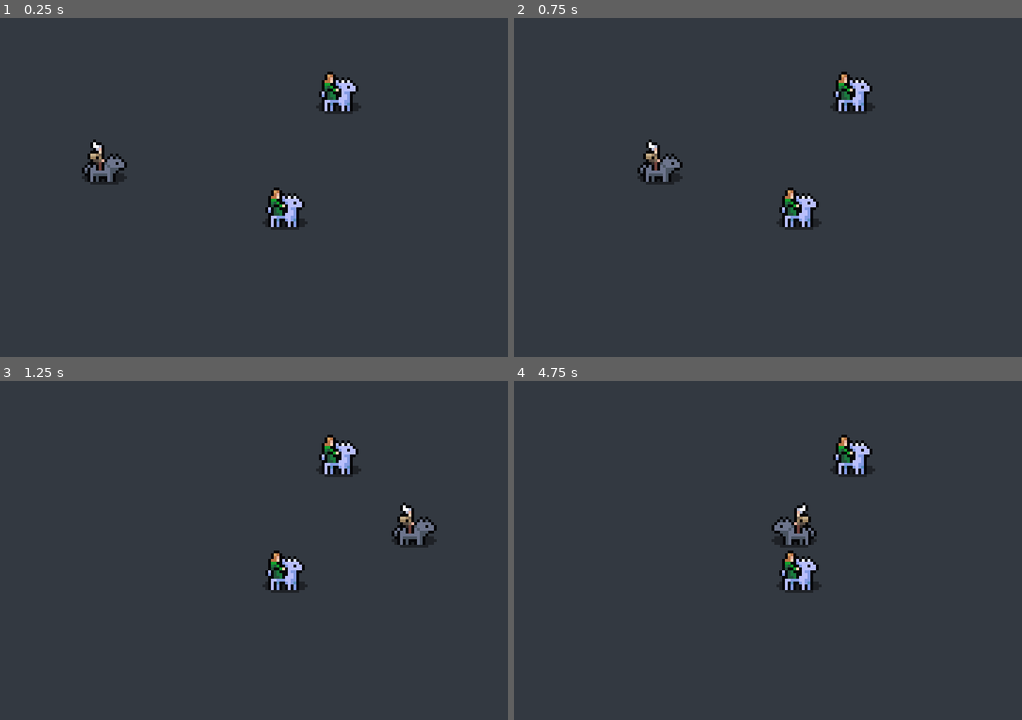
Above: before the commit, frames 1-4 (two rows, left to right).
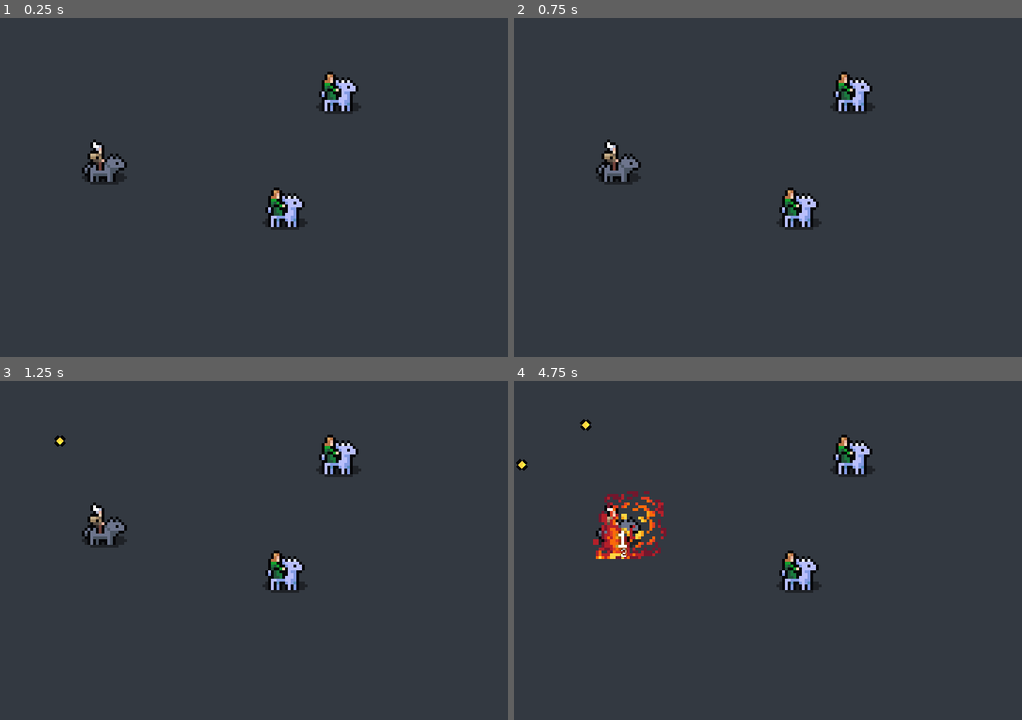
Above: after the commit, the same moments.

Repository: Snayff/not_quite_paradise4
Game: Godot game, scene res://world.tscn
Same seed, same stepped clock (60 frames per second), same inputs: the game is played once before the commit and once after it.
Inputs:
- Up to frame 1 (0.25 s): no input
- Up to frame 2 (0.75 s): tap Enter at 0.5 s; hold D (move_right) from 0.53 s (still down)
- Up to frame 3 (1.25 s): keep holding D (move_right)
- Up to frame 4 (4.75 s): release D (move_right) at 1.28 s; hold S (move_down) 1.28-2.03 s; hold D (move_right) 2.03-2.78 s; hold W (move_up) 2.78-3.53 s; hold A (move_left) from 3.53 s (still down)

Frame 1 is identical in both runs. In frame 2, 1.5% of the frame differs, in the area x 16-34%, y 35-50%; in frame 3, 1.5%; in frame 4, 2.4%, in the area x 0-60%, y 11-53%.
Error before the commit: Assertion failed: Missing `_target_finder`. (res://scenes/abcs/combat_active.gd:54)

Commit message:
amend collision assignment, add non-player auto casting of actives

Diff:
--- a/project.godot
+++ b/project.godot
@@ -76,3 +76,4 @@
 [rendering]
 
 textures/canvas_textures/default_texture_filter=0
+2d/snap/snap_2d_transforms_to_pixel=true
--- a/scenes/abcs/combat_active.gd
+++ b/scenes/abcs/combat_active.gd
@@ -14,7 +14,7 @@
 @onready var _projectile_spawner: SpawnerComponent = %ProjectileSpawner
 @onready var _effect_chain: EffectChain = $EffectChain
 @onready var _target_finder: TargetFinder = %TargetFinder
-@onready var _orbiter: ProjectileOrbiterComponent = %ProjectileOrbiterComponent  ## handler for orbitals. Must have to be able to use `orbital` delivery method.
+@onready var _orbiter: ProjectileOrbiterComponent = %ProjectileOrbiter  ## handler for orbitals. Must have to be able to use `orbital` delivery method.
 
 #endregion
 
@@ -39,7 +39,10 @@
 		if is_ready:
 			now_ready.emit()
 # set by parent container
-var creator: CombatActor  ## who created this active
+var creator: CombatActor:  ## who created this active. when updated, also updates children.
+	set(value):
+		creator = value
+		_effect_chain.set_caster(creator)
 var allegiance: Allegiance  ## creator's allegiance component
 var projectile_position: Marker2D  ##  projectile spawn location. Must have to be able to use `projectile` delivery method.
 
@@ -61,7 +64,8 @@
 	# config effect chain
 	_effect_chain.set_caster(creator)
 
-	# listen for new targets
+	# config target finder
+	_target_finder.max_range = _travel_range
 	_target_finder.new_target.connect(set_target_actor)
 
 ## casts the active
--- a/scenes/abcs/combat_active.tscn
+++ b/scenes/abcs/combat_active.tscn
@@ -1,8 +1,9 @@
-[gd_scene load_steps=5 format=3 uid="uid://cn8jpy03lpd4m"]
+[gd_scene load_steps=6 format=3 uid="uid://cn8jpy03lpd4m"]
 
 [ext_resource type="Script" path="res://scenes/abcs/combat_active.gd" id="1_lm2qw"]
 [ext_resource type="Script" path="res://scripts/components/functionals/spawner.gd" id="2_unp6u"]
 [ext_resource type="Script" path="res://scripts/components/functionals/target_finder.gd" id="3_1h7p6"]
+[ext_resource type="Script" path="res://scripts/components/functionals/orbiter.gd" id="4_a87pb"]
 
 [sub_resource type="CircleShape2D" id="CircleShape2D_xqymi"]
 resource_local_to_scene = true
@@ -19,6 +20,7 @@
 script = ExtResource("2_unp6u")
 
 [node name="TargetFinder" type="Area2D" parent="."]
+unique_name_in_owner = true
 collision_layer = 0
 collision_mask = 0
 input_pickable = false
@@ -27,3 +29,7 @@
 
 [node name="CollisionShape2D" type="CollisionShape2D" parent="TargetFinder"]
 shape = SubResource("CircleShape2D_xqymi")
+
+[node name="ProjectileOrbiter" type="Node2D" parent="."]
+unique_name_in_owner = true
+script = ExtResource("4_a87pb")
--- a/scenes/abcs/combat_actor.gd
+++ b/scenes/abcs/combat_actor.gd
@@ -40,7 +40,9 @@
 
 
 #region VARS
-
+var _num_ready_actives: int = 0
+var _global_cast_cd: float = 0.5  ## min time to wait between combat active casts
+var _global_cast_cd_counter: float = 0  ## counter to track time since last cast
 #endregion
 
 
@@ -56,7 +58,6 @@
 	# UPDATE CHILDREN
 	if _supply_container is SupplyContainerComponent:
 		var health = _supply_container.get_supply(Constants.SUPPLY_TYPE.health)
-		print("CombatActor._ready:", self, " has this health component: ", health)
 		health.value_decreased.connect(_on_hit_flash.activate.unbind(1))  # activate flash on hit
 		health.emptied.connect(func(): died.emit())  # inform of death when empty
 		health.value_decreased.connect(_damage_numbers.display_number)
@@ -74,10 +75,18 @@
 
 	_death_trigger.died.connect(func(): died.emit())
 
+	_combat_active_container.has_ready_active.connect(func(): _num_ready_actives += 1)
+
 func _process(delta: float) -> void:
-	# TODO: we need a combat actives interface
-	# TODO: if not player, add checks for ready combat active and for target in range, then use
-	pass
+	# handle auto casting for non-player combat actors
+	if not _is_player:
+		if _num_ready_actives > 0:
+			if _global_cast_cd_counter <= 0:
+				if _combat_active_container.cast_random_ready_active():
+					_num_ready_actives -= 1
+					_global_cast_cd_counter = _global_cast_cd
+
+	_global_cast_cd_counter -= delta
 
 func _integrate_forces(state: PhysicsDirectBodyState2D) -> void:
 	if _physics_movement is PhysicsMovementComponent:
--- a/scenes/abcs/combat_actor.tscn
+++ b/scenes/abcs/combat_actor.tscn
@@ -56,8 +56,8 @@
 regeneration_per_second = 0.0
 
 [node name="CombatActor" type="RigidBody2D"]
-collision_layer = 10
-collision_mask = 10
+collision_layer = 0
+collision_mask = 0
 physics_material_override = SubResource("PhysicsMaterial_8wo5g")
 gravity_scale = 0.0
 lock_rotation = true
@@ -140,8 +140,11 @@
 [node name="SupplyContainer" type="Node" parent="."]
 unique_name_in_owner = true
 script = ExtResource("14_rlc1x")
-_editor_supplies = Array[ExtResource("15_suttt")]([SubResource("Resource_q0qcl")])
+_editor_supplies = Array[ExtResource("15_suttt")]([SubResource("Resource_y6bg2")])
 
-[node name="CombatActiveContainer" type="Node" parent="."]
+[node name="CombatActiveContainer" type="Node" parent="." node_paths=PackedStringArray("_creator", "_allegiance", "_projectile_position")]
 unique_name_in_owner = true
 script = ExtResource("16_von4t")
+_creator = NodePath("..")
+_allegiance = NodePath("../Allegiance")
+_projectile_position = NodePath("../ProjectilePosition")
--- a/scenes/abcs/visual_projectile.tscn
+++ b/scenes/abcs/visual_projectile.tscn
@@ -6,9 +6,17 @@
 [ext_resource type="Script" path="res://scripts/components/functionals/death_trigger.gd" id="3_0na4o"]
 [ext_resource type="Script" path="res://scripts/components/functionals/movement.gd" id="6_a0r7r"]
 [ext_resource type="Script" path="res://scripts/components/functionals/supply_container.gd" id="6_iwqmp"]
+[ext_resource type="Script" path="res://scripts/components/functionals/supply.gd" id="7_iajjo"]
 
 [sub_resource type="SpriteFrames" id="SpriteFrames_7jh8p"]
 resource_local_to_scene = true
+
+[sub_resource type="Resource" id="Resource_6ncsq"]
+resource_local_to_scene = true
+script = ExtResource("7_iajjo")
+type = 0
+max_value = 999
+regeneration_per_second = 0.0
 
 [node name="VisualProjectile" type="AnimatedSprite2D"]
 sprite_frames = SubResource("SpriteFrames_7jh8p")
@@ -39,3 +47,4 @@
 [node name="SupplyContainer" type="Node" parent="."]
 unique_name_in_owner = true
 script = ExtResource("6_iwqmp")
+_editor_supplies = Array[ExtResource("7_iajjo")]([SubResource("Resource_6ncsq")])
--- a/scenes/combat_actives/circling_stars.tscn
+++ b/scenes/combat_actives/circling_stars.tscn
@@ -1,7 +1,6 @@
-[gd_scene load_steps=8 format=3 uid="uid://lbhta0mrhs1b"]
+[gd_scene load_steps=7 format=3 uid="uid://lbhta0mrhs1b"]
 
 [ext_resource type="PackedScene" uid="uid://cn8jpy03lpd4m" path="res://scenes/abcs/combat_active.tscn" id="1_bejtl"]
-[ext_resource type="Script" path="res://scripts/components/functionals/orbiter.gd" id="2_lj7jl"]
 [ext_resource type="PackedScene" uid="uid://cgsflwjesyi8j" path="res://scenes/projectiles/visual/visual_fireball.tscn" id="2_n4c11"]
 [ext_resource type="Script" path="res://scenes/combat_actives/circling_stars_effect_chain.gd" id="4_nd7yx"]
 [ext_resource type="Script" path="res://scripts/dataclasses/effect_stat_scaler.gd" id="5_33pwh"]
@@ -24,12 +23,7 @@
 [node name="ProjectileSpawner" parent="." index="1"]
 scene = ExtResource("2_n4c11")
 
-[node name="ProjectileOrbiter" type="Node2D" parent="." index="2"]
-unique_name_in_owner = true
-script = ExtResource("2_lj7jl")
-_orbit_scale = 60.0
-
-[node name="EffectChain" type="Node" parent="." index="3"]
+[node name="EffectChain" type="Node" parent="." index="2"]
 script = ExtResource("4_nd7yx")
 _damage_scalers = Array[ExtResource("5_33pwh")]([SubResource("Resource_qxiwj")])
 
--- a/scenes/combat_actives/fireblast.tscn
+++ b/scenes/combat_actives/fireblast.tscn
@@ -1,8 +1,11 @@
-[gd_scene load_steps=4 format=3 uid="uid://lsbutqx8scoq"]
+[gd_scene load_steps=5 format=3 uid="uid://lsbutqx8scoq"]
 
 [ext_resource type="PackedScene" uid="uid://cn8jpy03lpd4m" path="res://scenes/abcs/combat_active.tscn" id="1_34rtn"]
 [ext_resource type="PackedScene" uid="uid://cgsflwjesyi8j" path="res://scenes/projectiles/visual/visual_fireball.tscn" id="2_wxakp"]
 [ext_resource type="Script" path="res://scenes/combat_actives/fireblast_effect_chain.gd" id="3_2b3ux"]
+
+[sub_resource type="CircleShape2D" id="CircleShape2D_blex3"]
+resource_local_to_scene = true
 
 [node name="Fireblast" instance=ExtResource("1_34rtn")]
 _valid_targets = 5
@@ -13,3 +16,6 @@
 
 [node name="EffectChain" type="Node" parent="." index="2"]
 script = ExtResource("3_2b3ux")
+
+[node name="CollisionShape2D" parent="TargetFinder" index="0"]
+shape = SubResource("CircleShape2D_blex3")
--- a/scenes/combat_actors/wolf_rider.tscn
+++ b/scenes/combat_actors/wolf_rider.tscn
@@ -89,11 +89,6 @@
 [node name="SupplyContainer" parent="." index="14"]
 _editor_supplies = Array[ExtResource("9_r5a4j")]([SubResource("Resource_rqumc")])
 
-[node name="CombatActiveContainer" parent="." index="15" node_paths=PackedStringArray("_creator", "_allegiance", "_projectile_position")]
-_creator = NodePath("..")
-_allegiance = NodePath("../Allegiance")
-_projectile_position = NodePath("../ProjectilePosition")
-
 [node name="Fireblast" parent="CombatActiveContainer" index="0" instance=ExtResource("6_jm2bo")]
 _delivery_method = 1
 
--- a/scripts/abcs/effect.gd
+++ b/scripts/abcs/effect.gd
@@ -31,6 +31,7 @@
 #region FUNCS
 func _init(parent: Node, source: Node) -> void:
 	assert(parent is EffectChain or parent is BoonBane, "Effect: parent isnt of expected type.")
+	assert(source != null, "Effect: source is empty.")
 	_parent = parent
 	_source = source
 
--- a/scripts/components/functionals/combat_active_container.gd
+++ b/scripts/components/functionals/combat_active_container.gd
@@ -63,22 +63,29 @@
 ## get an active by its class_name. returns null if nothing matching found.
 func get_active(active_name: String) -> CombatActive:
 	for active in _actives:
-		if active.get_global_name() == active_name:
+		var n = active.name
+		if active.name == active_name:
 			return active
 
 	return null
 
-## picks a random, ready active and casts it, if there is a target. If no target, nothing happens.
-func cast_random_ready_active() -> void:
-	var random_active: CombatActive = _ready_actives.pick_random()
-	cast_ready_active(random_active.get_global_name())
+## picks a random, ready active and casts it, if there is a target. If no target, nothing happens. returns true if successfully cast.
+func cast_random_ready_active() -> bool:
+	if _ready_actives.size() > 0:
+		var random_active: CombatActive = _ready_actives.pick_random()
+		return cast_ready_active(random_active.name)
+	else:
+		push_warning("CombatActiveContainerComponent: No ready combat active.")
+		return false
 
-## casts the specified active, if it is ready and there is a target. If not, nothing happens.
-func cast_ready_active(active_name: String) -> void:
+## casts the specified active, if it is ready and there is a target. If not, nothing happens.returns true if successfully cast.
+func cast_ready_active(active_name: String) -> bool:
 	var active: CombatActive = get_active(active_name)
 	if active.is_ready and active.target_actor:
 		active.cast()
 		_ready_actives.erase(active)
+		return true
+	return false
 
 
 
--- a/scripts/components/functionals/death_trigger.gd
+++ b/scripts/components/functionals/death_trigger.gd
@@ -22,7 +22,8 @@
 	# Connect the emptied signal on our supply to the activate function, if we have a resource.
 	if _supply_container is SupplyContainerComponent:
 		var supply = _supply_container.get_supply(_supply_type)
-		supply.emptied.connect(activate)
+		if supply:
+			supply.emptied.connect(activate)
 
 func activate() -> void:
 	# create an effect (from the spawner component) and free the actor
--- a/scripts/components/functionals/supply_container.gd
+++ b/scripts/components/functionals/supply_container.gd
@@ -52,9 +52,7 @@
 		else:
 			push_error("SupplyContainerComponent: Contains duplicate supply type (", Constants.SUPPLY_TYPE.find_key(supply.type), ").")
 
-## get a supply from its type.
-##
-## returns null if no matching supply found.
+## get a supply from its type. returns null if no matching supply found.
 func get_supply(supply_type: Constants.SUPPLY_TYPE) -> SupplyComponent:
 	for supply in _supplies:
 		if supply.type == supply_type:
--- a/scripts/components/functionals/target_finder.gd
+++ b/scripts/components/functionals/target_finder.gd
@@ -42,6 +42,8 @@
 	_shape = get_node_or_null("CollisionShape2D")
 	assert(_shape is CollisionShape2D, "Missing _shape")
 
+	update_collisions()
+
 func _process(delta: float) -> void:
 	_refresh_counter -= delta
 	if _refresh_counter <= 0:
--- a/scripts/singletons/utility.gd
+++ b/scripts/singletons/utility.gd
@@ -8,65 +8,95 @@
 
 
 #region FUNCS
-## set the collision masks, based on team and targeting, to the relevant "_collision" collision layers.
+## set the collision layers and masks, based on team and targeting, to the relevant "_collision" collision layers.
 func update_body_collisions(node: CollisionObject2D, team: Constants.TEAM, target_option: Constants.TARGET_OPTION, target_actor: CombatActor = null) -> void:
-		# check we have necessary info
-	if node is CollisionObject2D and team is Constants.TEAM and target_option is Constants.TARGET_OPTION:
+	_update_collisions(node, team, target_option, Constants.COLLISION_LAYER.team1_collision, Constants.COLLISION_LAYER.team2_collision, target_actor)
 
-		# only same team
-		if target_option in [Constants.TARGET_OPTION.self_, Constants.TARGET_OPTION.ally]:
-			node.set_collision_mask_value(Constants.COLLISION_LAYER_MAP[Constants.COLLISION_LAYER.team1_collision], team == Constants.TEAM.team1)
-			node.set_collision_mask_value(Constants.COLLISION_LAYER_MAP[Constants.COLLISION_LAYER.team2_collision], team == Constants.TEAM.team2)
+## set the collision layers and masks, based on team and targeting, to the relevant "hurtbox" collision layers.
+func update_hitbox_hurtbox_collision(node: CollisionObject2D, team: Constants.TEAM, target_option: Constants.TARGET_OPTION, target_actor: CombatActor = null) -> void:
+	_update_collisions(node, team, target_option, Constants.COLLISION_LAYER.team1_hurtbox, Constants.COLLISION_LAYER.team2_hurtbox, target_actor)
 
-		# only other team
-		elif target_option in [Constants.TARGET_OPTION.enemy]:
-			node.set_collision_mask_value(Constants.COLLISION_LAYER_MAP[Constants.COLLISION_LAYER.team1_collision], team != Constants.TEAM.team1)
-			node.set_collision_mask_value(Constants.COLLISION_LAYER_MAP[Constants.COLLISION_LAYER.team2_collision], team != Constants.TEAM.team2)
+## unified func to update collisions
+func _update_collisions(
+	node: CollisionObject2D,
+	team: Constants.TEAM,
+	target_option: Constants.TARGET_OPTION,
+	team1: Constants.COLLISION_LAYER,
+	team2: Constants.COLLISION_LAYER,
+	target_actor: CombatActor = null
+	) -> void:
+	if not(node is CollisionObject2D and team is Constants.TEAM and target_option is Constants.TARGET_OPTION):
+		push_warning("Utility: args of incorrect type.")
+		return
 
-		# any team
-		elif target_option in [Constants.TARGET_OPTION.anyone, Constants.TARGET_OPTION.other]:
-			node.set_collision_mask_value(Constants.COLLISION_LAYER_MAP[Constants.COLLISION_LAYER.team1_collision], true)
-			node.set_collision_mask_value(Constants.COLLISION_LAYER_MAP[Constants.COLLISION_LAYER.team2_collision], true)
+	# clear existing
+	for i in range(1, 32):
+		node.set_collision_layer_value(i, false)
+		node.set_collision_mask_value(i, false)
 
-		# only team of target
-		elif target_option in [Constants.TARGET_OPTION.target]:
-			if target_actor is CombatActor:
-				var target_allegiance: Allegiance = target_actor.get_node_or_null("Allegiance")
-				if target_allegiance is Allegiance:
-					var target_team: Constants.TEAM = target_allegiance.team
-					node.set_collision_mask_value(Constants.COLLISION_LAYER_MAP[Constants.COLLISION_LAYER.team1_collision], target_team == Constants.TEAM.team1)
-					node.set_collision_mask_value(Constants.COLLISION_LAYER_MAP[Constants.COLLISION_LAYER.team2_collision], target_team == Constants.TEAM.team2)
-					node.set_collision_layer_value(Constants.COLLISION_LAYER_MAP[Constants.COLLISION_LAYER.team1_collision], target_team == Constants.TEAM.team1)
-					node.set_collision_layer_value(Constants.COLLISION_LAYER_MAP[Constants.COLLISION_LAYER.team2_collision], target_team == Constants.TEAM.team2)
+	# LAYERS
+	node.set_collision_layer_value(Constants.COLLISION_LAYER_MAP[Constants.COLLISION_LAYER.team1_collision], team == Constants.TEAM.team1)
+	node.set_collision_layer_value(Constants.COLLISION_LAYER_MAP[Constants.COLLISION_LAYER.team2_collision], team == Constants.TEAM.team2)
 
-## set the collision masks, based on team and targeting, to the relevant "hurtbox" collision layers.
-func update_hitbox_hurtbox_collision(node: CollisionObject2D, team: Constants.TEAM, target_option: Constants.TARGET_OPTION, target_actor: CombatActor = null) -> void:
-	# check we have necessary info
-	if node is CollisionObject2D and team is Constants.TEAM and target_option is Constants.TARGET_OPTION:
+	# MASKS
+	# only same team
+	if target_option in [Constants.TARGET_OPTION.self_, Constants.TARGET_OPTION.ally]:
+		node.set_collision_mask_value(Constants.COLLISION_LAYER_MAP[Constants.COLLISION_LAYER.team1_collision], team == Constants.TEAM.team1)
+		node.set_collision_mask_value(Constants.COLLISION_LAYER_MAP[Constants.COLLISION_LAYER.team2_collision], team == Constants.TEAM.team2)
 
-		# only same team
-		if target_option in [Constants.TARGET_OPTION.self_, Constants.TARGET_OPTION.ally]:
-			node.set_collision_mask_value(Constants.COLLISION_LAYER_MAP[Constants.COLLISION_LAYER.team1_hurtbox], team == Constants.TEAM.team1)
-			node.set_collision_mask_value(Constants.COLLISION_LAYER_MAP[Constants.COLLISION_LAYER.team2_hurtbox], team == Constants.TEAM.team2)
+	# only other team
+	elif target_option in [Constants.TARGET_OPTION.enemy]:
+		node.set_collision_mask_value(Constants.COLLISION_LAYER_MAP[Constants.COLLISION_LAYER.team1_collision], team != Constants.TEAM.team1)
+		node.set_collision_mask_value(Constants.COLLISION_LAYER_MAP[Constants.COLLISION_LAYER.team2_collision], team != Constants.TEAM.team2)
 
-		# only other team
-		elif target_option in [Constants.TARGET_OPTION.enemy]:
-			node.set_collision_mask_value(Constants.COLLISION_LAYER_MAP[Constants.COLLISION_LAYER.team1_hurtbox], team != Constants.TEAM.team1)
-			node.set_collision_mask_value(Constants.COLLISION_LAYER_MAP[Constants.COLLISION_LAYER.team2_hurtbox], team != Constants.TEAM.team2)
+	# any team
+	elif target_option in [Constants.TARGET_OPTION.anyone, Constants.TARGET_OPTION.other]:
+		node.set_collision_mask_value(Constants.COLLISION_LAYER_MAP[Constants.COLLISION_LAYER.team1_collision], true)
+		node.set_collision_mask_value(Constants.COLLISION_LAYER_MAP[Constants.COLLISION_LAYER.team2_collision], true)
 
-		# any team
-		elif target_option in [Constants.TARGET_OPTION.anyone, Constants.TARGET_OPTION.other]:
-			node.set_collision_mask_value(Constants.COLLISION_LAYER_MAP[Constants.COLLISION_LAYER.team1_hurtbox], true)
-			node.set_collision_mask_value(Constants.COLLISION_LAYER_MAP[Constants.COLLISION_LAYER.team2_hurtbox], true)
+	# only team of target
+	elif target_option in [Constants.TARGET_OPTION.target]:
+		if target_actor is CombatActor:
+			var target_allegiance: Allegiance = target_actor.get_node_or_null("Allegiance")
+			if target_allegiance is Allegiance:
+				var target_team: Constants.TEAM = target_allegiance.team
+				node.set_collision_mask_value(Constants.COLLISION_LAYER_MAP[Constants.COLLISION_LAYER.team1_collision], target_team == Constants.TEAM.team1)
+				node.set_collision_mask_value(Constants.COLLISION_LAYER_MAP[Constants.COLLISION_LAYER.team2_collision], target_team == Constants.TEAM.team2)
+				node.set_collision_layer_value(Constants.COLLISION_LAYER_MAP[Constants.COLLISION_LAYER.team1_collision], target_team == Constants.TEAM.team1)
+				node.set_collision_layer_value(Constants.COLLISION_LAYER_MAP[Constants.COLLISION_LAYER.team2_collision], target_team == Constants.TEAM.team2)
 
-		# only team of target
-		elif target_option in [Constants.TARGET_OPTION.target]:
-			if target_actor is CombatActor:
-				var target_allegiance: Allegiance = target_actor.get_node_or_null("Allegiance")
-				if target_allegiance is Allegiance:
-					var target_team: Constants.TEAM = target_allegiance.team
-					node.set_collision_mask_value(Constants.COLLISION_LAYER_MAP[Constants.COLLISION_LAYER.team1_hurtbox], target_team == Constants.TEAM.team1)
-					node.set_collision_mask_value(Constants.COLLISION_LAYER_MAP[Constants.COLLISION_LAYER.team2_hurtbox], target_team == Constants.TEAM.team2)
+#
+	## check we have necessary info
+	#if node is CollisionObject2D and team is Constants.TEAM and target_option is Constants.TARGET_OPTION:
+#
+		## LAYERS
+		#node.set_collision_layer_value(Constants.COLLISION_LAYER_MAP[Constants.COLLISION_LAYER.team1_hurtbox], team == Constants.TEAM.team1)
+		#node.set_collision_layer_value(Constants.COLLISION_LAYER_MAP[Constants.COLLISION_LAYER.team2_hurtbox], team == Constants.TEAM.team2)
+#
+		## MASKS
+		## only same team
+		#if target_option in [Constants.TARGET_OPTION.self_, Constants.TARGET_OPTION.ally]:
+			#node.set_collision_mask_value(Constants.COLLISION_LAYER_MAP[Constants.COLLISION_LAYER.team1_hurtbox], team == Constants.TEAM.team1)
+			#node.set_collision_mask_value(Constants.COLLISION_LAYER_MAP[Constants.COLLISION_LAYER.team2_hurtbox], team == Constants.TEAM.team2)
+#
+		## only other team
+		#elif target_option in [Constants.TARGET_OPTION.enemy]:
+			#node.set_collision_mask_value(Constants.COLLISION_LAYER_MAP[Constants.COLLISION_LAYER.team1_hurtbox], team != Constants.TEAM.team1)
+			#node.set_collision_mask_value(Constants.COLLISION_LAYER_MAP[Constants.COLLISION_LAYER.team2_hurtbox], team != Constants.TEAM.team2)
+#
+		## any team
+		#elif target_option in [Constants.TARGET_OPTION.anyone, Constants.TARGET_OPTION.other]:
+			#node.set_collision_mask_value(Constants.COLLISION_LAYER_MAP[Constants.COLLISION_LAYER.team1_hurtbox], true)
+			#node.set_collision_mask_value(Constants.COLLISION_LAYER_MAP[Constants.COLLISION_LAYER.team2_hurtbox], true)
+#
+		## only team of target
+		#elif target_option in [Constants.TARGET_OPTION.target]:
+			#if target_actor is CombatActor:
+				#var target_allegiance: Allegiance = target_actor.get_node_or_null("Allegiance")
+				#if target_allegiance is Allegiance:
+					#var target_team: Constants.TEAM = target_allegiance.team
+					#node.set_collision_mask_value(Constants.COLLISION_LAYER_MAP[Constants.COLLISION_LAYER.team1_hurtbox], target_team == Constants.TEAM.team1)
+					#node.set_collision_mask_value(Constants.COLLISION_LAYER_MAP[Constants.COLLISION_LAYER.team2_hurtbox], target_team == Constants.TEAM.team2)
 
 
 ## check target is of type expected, as per [TARGET_OPTION]
--- a/world.tscn
+++ b/world.tscn
@@ -65,7 +65,6 @@
 contact_monitor = false
 max_contacts_reported = 0
 linear_damp = 999999.0
-_is_player = true
 target = NodePath("../HorseyRider")
 _linear_damp = 3.0
 _mass = 5.0
Not shown: 2 places in scenes/abcs/combat_actor.tscn that only renumber resources
Not shown: 1 places in scenes/abcs/visual_projectile.tscn that only renumber resources
